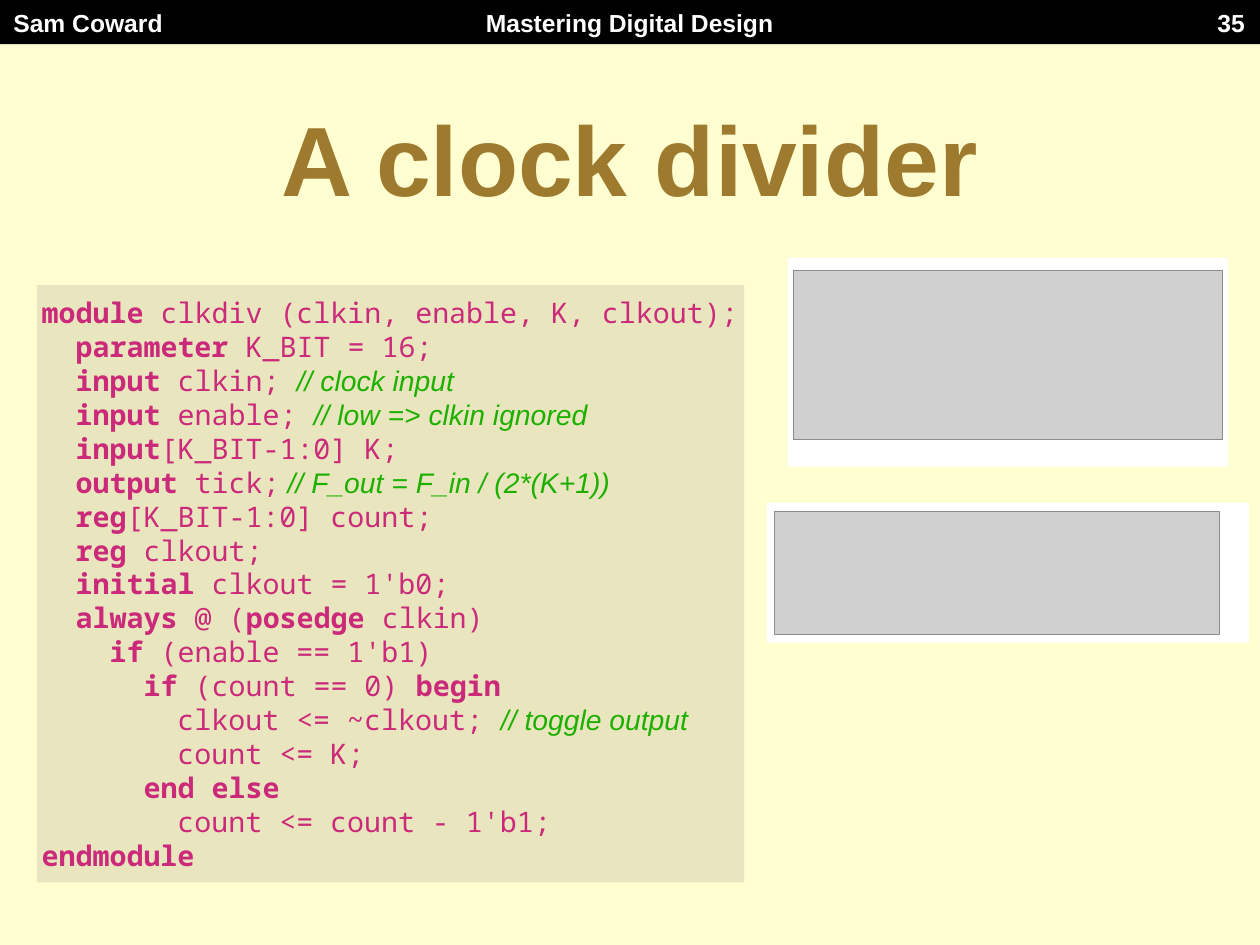
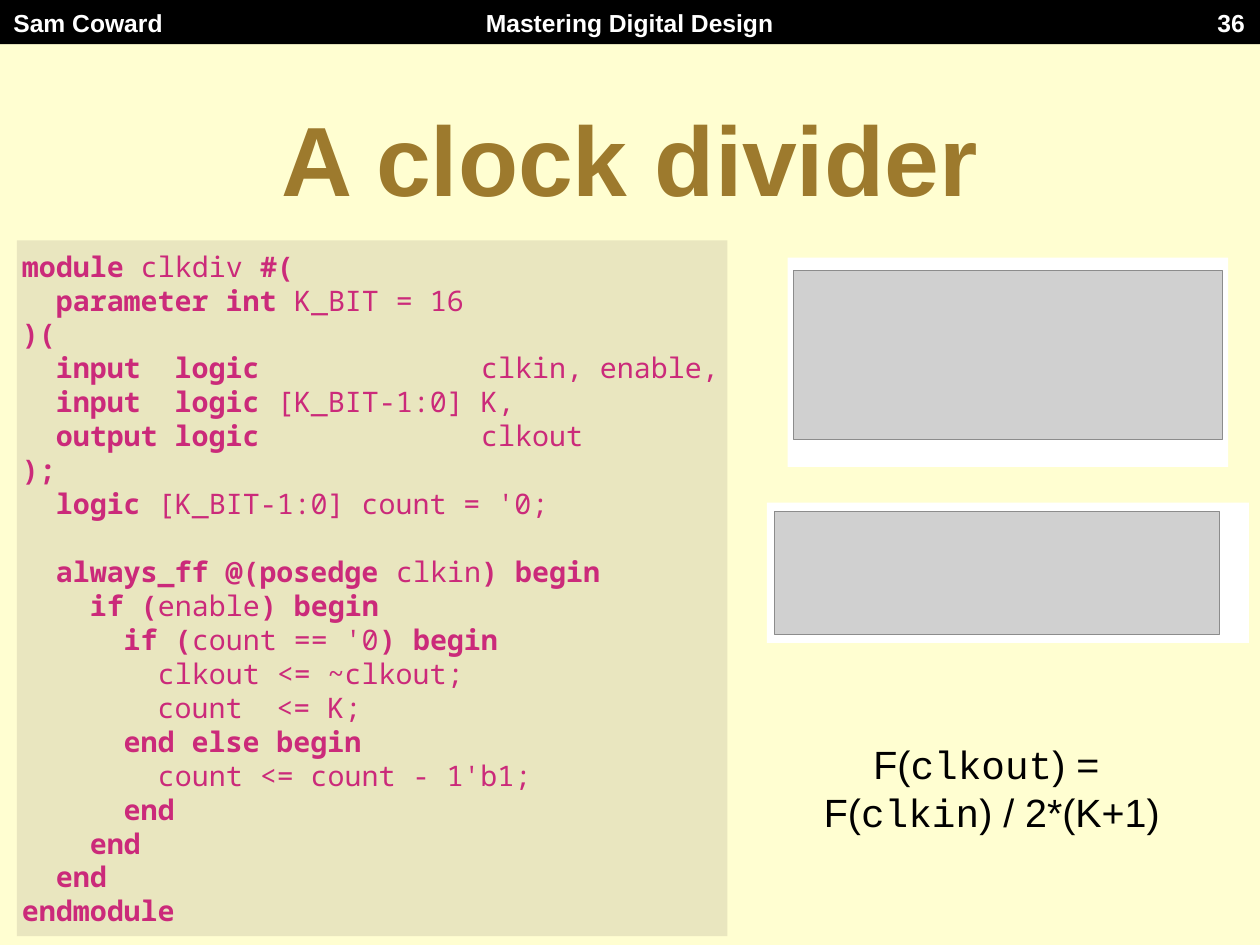
Before and after one commit to Mastering-Digital-Design/Lab-Module, a slide deck: slide 36 of lectures/lecture2.pptx (slide 35 before the commit). Drawn at 1260x945 pixels with LibreOffice and Linux fonts; fonts in the diff are those of the drawing; grey boxes stand for pictures. Boxes give left, top, right and bottom in pixels: in the first picture for what was removed or moved away, otherwise in the second. Text is boxed around its words. In the diff, an @@ line names an element or a change of style, - is before the commit and + after.

Commit message:
Update lecture 2 slides

```diff
--- a/lectures/lecture2.pptx
+++ b/lectures/lecture2.pptx
@@ page number at <box>1217,15,1244,33</box>: text changed @@
-35
+36
@@ rectangle "module clkdiv #(": place and size @@
-rectangle "module clkdiv #(" at <box>36,285,743,883</box>
+rectangle "module clkdiv #(" at <box>17,240,727,936</box>
@@ text in rectangle at <box>22,255,719,688</box>: text changed; bold on @@
-module clkdiv (clkin, enable, K, clkout);
-parameter K_BIT = 16;
-input clkin; // clock input
-input enable; // low => clkin ignored
-input[K_BIT-1:0] K;
-output tick; // F_out = F_in / (2*(K+1))
-reg[K_BIT-1:0] count;
-reg clkout;
-initial clkout = 1'b0;
-always @ (posedge clkin)
-if (enable == 1'b1)
-if (count == 0) begin
-clkout <= ~clkout; // toggle output
+module clkdiv #(
+parameter int K_BIT = 16
+)(
+input logic clkin, enable,
+input logic [K_BIT-1:0] K,
+output logic clkout
+);
+logic [K_BIT-1:0] count = '0;
+always_ff @(posedge clkin) begin
+if (enable) begin
+if (count == '0) begin
+clkout <= ~clkout;
@@ text in rectangle at <box>124,730,361,759</box>: text changed @@
-end else
+end else begin
@@ text added at <box>824,750,1160,834</box>, 32 pt, text #000000 @@
+F(clkout) =
+F(clkin) / 2*(K+1)
@@ text in rectangle at <box>56,798,175,888</box>: paragraphs added @@
+end
+end
+end
```
Also in this commit, not shown: 17 other slides changed, 1 slide added, 1 other file.
